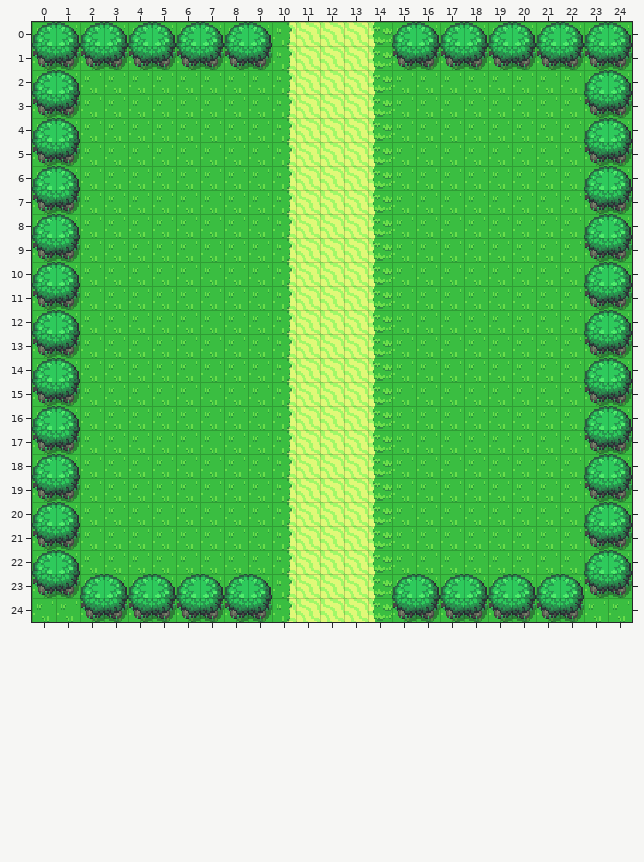
Tiled map, stored at Terminate RPG/Assets/SuperTiled2Unity/Import/UpperForestMap.tmx. Above is the file before it was changed.
Cells are 16x16 px. Shown: x 0..24, y 0..24.
New version:
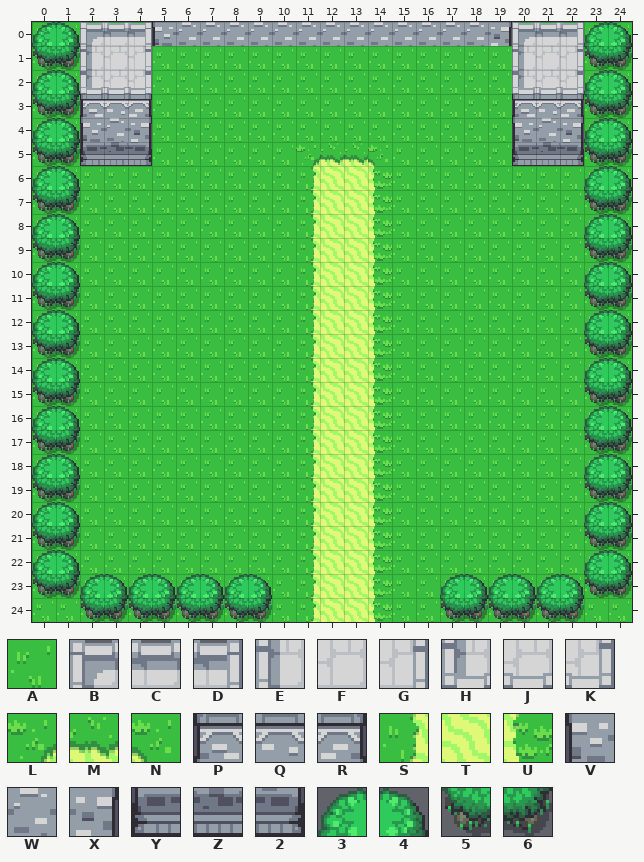
Key: from "WorldSet": A 0, B 22, C 23, D 24, E 62, F 63, G 64, H 102, J 103, K 104, L 120, M 121, N 122, P 142, Q 143, R 144, S 160, T 161, U 162, V 182, W 183, X 184, Y 222, Z 223, 2 224, 3 645, 4 646, 5 685, 6 686.
_ is an empty cell, # one hidden under a higher layer.
Difference:
{"where": "layer \"Ground\""}
{"y":0,"x":10,"old":"STTTU","new":"#####"}
{"y":1,"x":10,"old":"STTTU","new":"AAAAA"}
{"y":2,"x":10,"old":"STTTU","new":"AAAAA"}
{"y":3,"x":10,"old":"STTTU","new":"AAAAA"}
{"y":4,"x":10,"old":"STTTU","new":"AAAAA"}
{"y":5,"x":10,"old":"STTTU","new":"ALMMN"}
{"y":6,"x":10,"old":"ST","new":"AS"}
{"y":7,"x":10,"old":"ST","new":"AS"}
{"y":8,"x":10,"old":"ST","new":"AS"}
{"y":9,"x":10,"old":"ST","new":"AS"}
{"y":10,"x":10,"old":"ST","new":"AS"}
{"y":11,"x":10,"old":"ST","new":"AS"}
{"y":12,"x":10,"old":"ST","new":"AS"}
{"y":13,"x":10,"old":"ST","new":"AS"}
{"y":14,"x":10,"old":"ST","new":"AS"}
{"y":15,"x":10,"old":"ST","new":"AS"}
{"y":16,"x":10,"old":"ST","new":"AS"}
{"y":17,"x":10,"old":"ST","new":"AS"}
{"y":18,"x":10,"old":"ST","new":"AS"}
{"y":19,"x":10,"old":"ST","new":"AS"}
{"y":20,"x":10,"old":"ST","new":"AS"}
{"y":21,"x":10,"old":"ST","new":"AS"}
{"y":22,"x":10,"old":"ST","new":"AS"}
{"y":23,"x":10,"old":"ST","new":"AS"}
{"y":24,"x":10,"old":"ST","new":"AS"}
{"where": "layer \"CollisionObject\""}
{"y":0,"x":2,"old":"34343434_____34343434","new":"BCDVWWWWWWWWWWWWWXBCD"}
{"y":1,"x":2,"old":"56565656","new":"EFG_____"}
{"y":1,"x":15,"old":"56565656","new":"_____EFG"}
{"y":2,"x":2,"old":"___","new":"HJK"}
{"y":2,"x":20,"old":"___","new":"HJK"}
{"y":3,"x":2,"old":"___","new":"PQR"}
{"y":3,"x":20,"old":"___","new":"PQR"}
{"y":4,"x":2,"old":"___","new":"VWX"}
{"y":4,"x":20,"old":"___","new":"VWX"}
{"y":5,"x":2,"old":"___","new":"YZ2"}
{"y":5,"x":20,"old":"___","new":"YZ2"}
{"y":23,"x":15,"old":"34","new":"__"}
{"y":24,"x":15,"old":"56","new":"__"}
